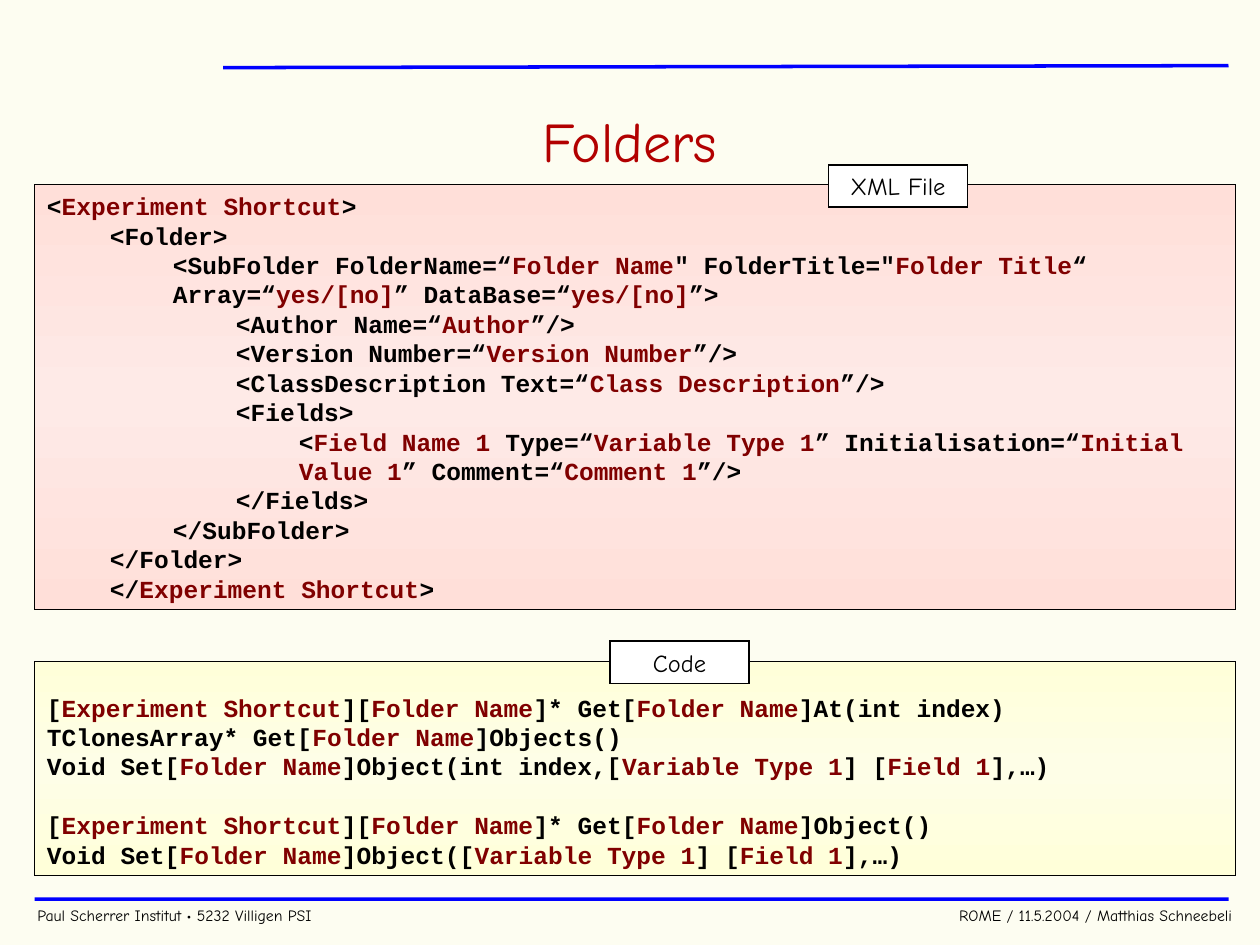
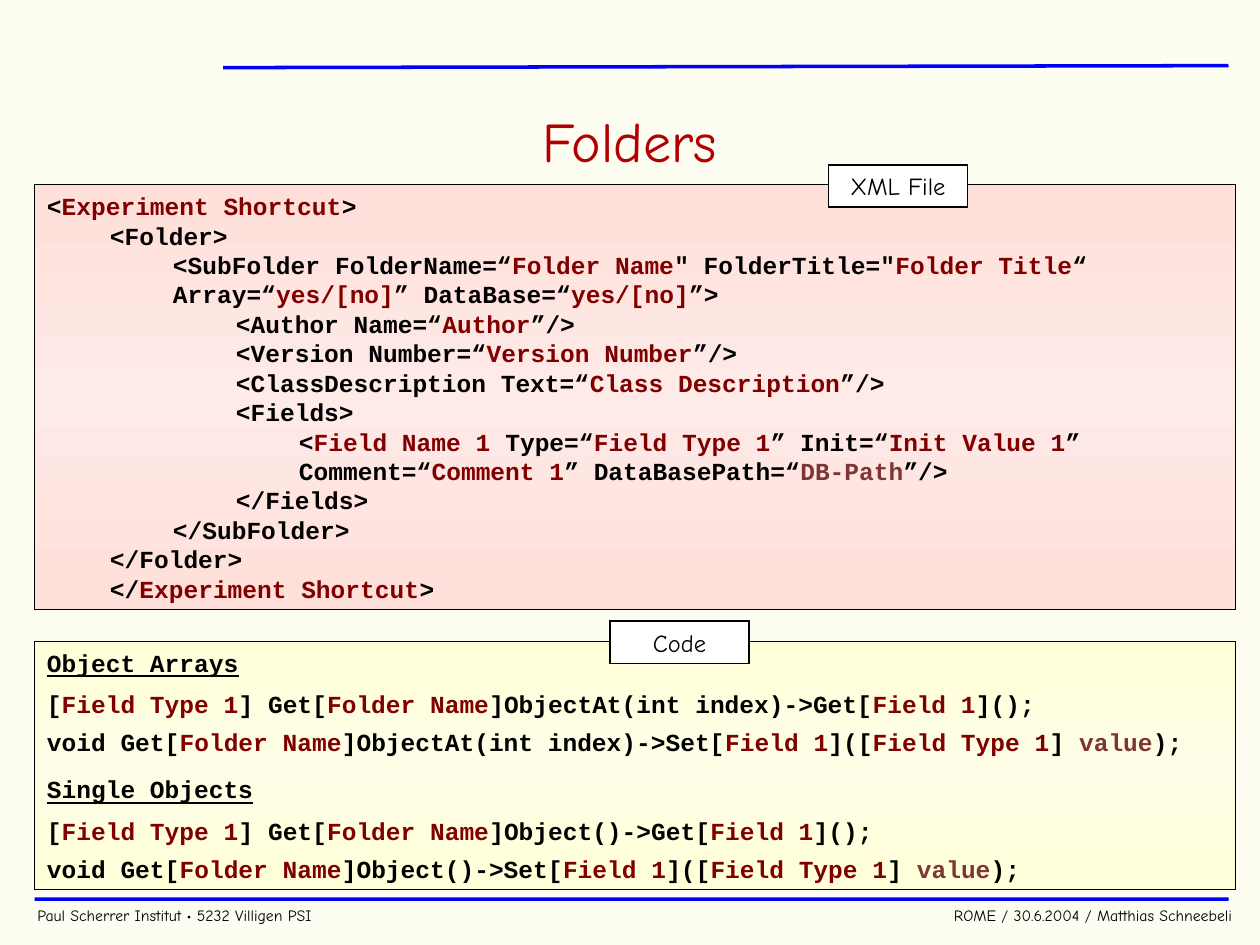
Before and after one commit to cjpl/rome, a slide deck: slide 11 of documentation/ROME.ppt. Drawn at 1260x945 pixels with LibreOffice and Linux fonts; fonts in the diff are those of the drawing; background and template pictures are left out. Boxes give left, top, right and bottom in pixels: in the first picture for what was removed or moved away, otherwise in the second. Text is boxed around its words. In the diff, an @@ line names an element or a change of style, - is before the commit and + after.

```diff
--- a/documentation/ROME.ppt
+++ b/documentation/ROME.ppt
@@ text in rectangle at (x1=299, y1=433, x2=1081, y2=481): text changed; text colour #800000 to #000000 @@
-        <Field Name 1 Type=“Variable Type 1” Initialisation=“Initial Value 1” Comment=“Comment 1”/>
+        <Field Name 1 Type=“Field Type 1” Init=“Init Value 1” Comment=“Comment 1” DataBasePath=“DB-Path”/>
@@ rectangle "Code" moved from (x1=610, y1=641, x2=748, y2=684) to (x1=610, y1=621, x2=748, y2=664) @@
@@ rectangle "Object Arrays" resized from (x1=34, y1=662, x2=1235, y2=876) to (x1=34, y1=641, x2=1235, y2=890) @@
@@ text in rectangle at (x1=47, y1=654, x2=1182, y2=883): text changed; text colour #800000 to #000000 @@
-[Experiment Shortcut][Folder Name]* Get[Folder Name]At(int index)
-TClonesArray* Get[Folder Name]Objects()
-Void Set[Folder Name]Object(int index,[Variable Type 1] [Field 1],…)
-[Experiment Shortcut][Folder Name]* Get[Folder Name]Object()
-Void Set[Folder Name]Object([Variable Type 1] [Field 1],…)
+Object Arrays
+[Field Type 1] Get[Folder Name]ObjectAt(int index)->Get[Field 1]();
+void Get[Folder Name]ObjectAt(int index)->Set[Field 1]([Field Type 1] value);
+Single Objects
+[Field Type 1] Get[Folder Name]Object()->Get[Field 1]();
+void Get[Folder Name]Object()->Set[Field 1]([Field Type 1] value);
@@ text at (x1=37, y1=910, x2=1232, y2=924): text changed @@
-Paul Scherrer Institut • 5232 Villigen PSI ROME / 11.5.2004 / Matthias Schneebeli
+Paul Scherrer Institut • 5232 Villigen PSI ROME / 30.6.2004 / Matthias Schneebeli
```
Also in this commit, not shown: 28 other slides changed, 5 slides added, 1 slide removed, 48 other files.
